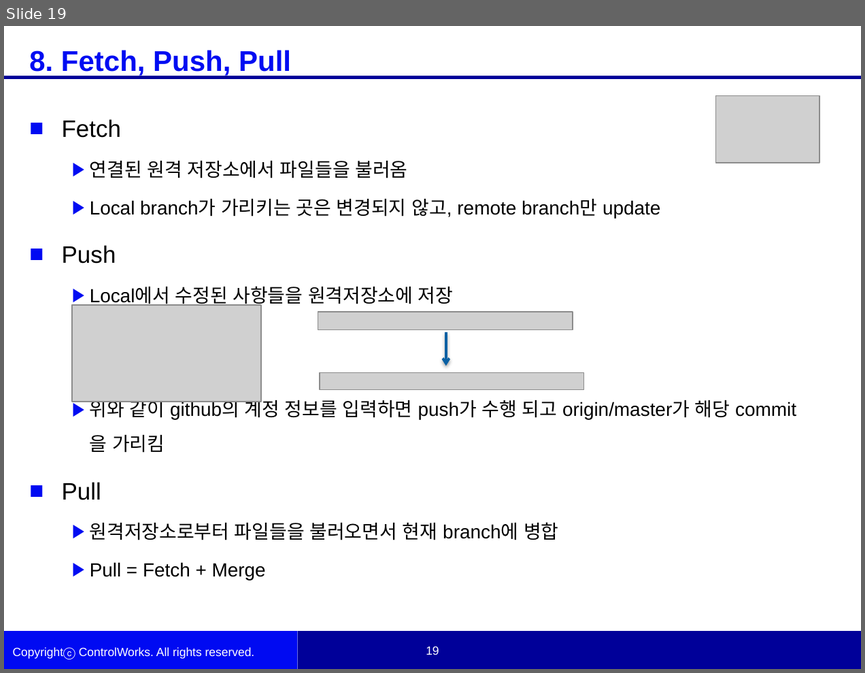
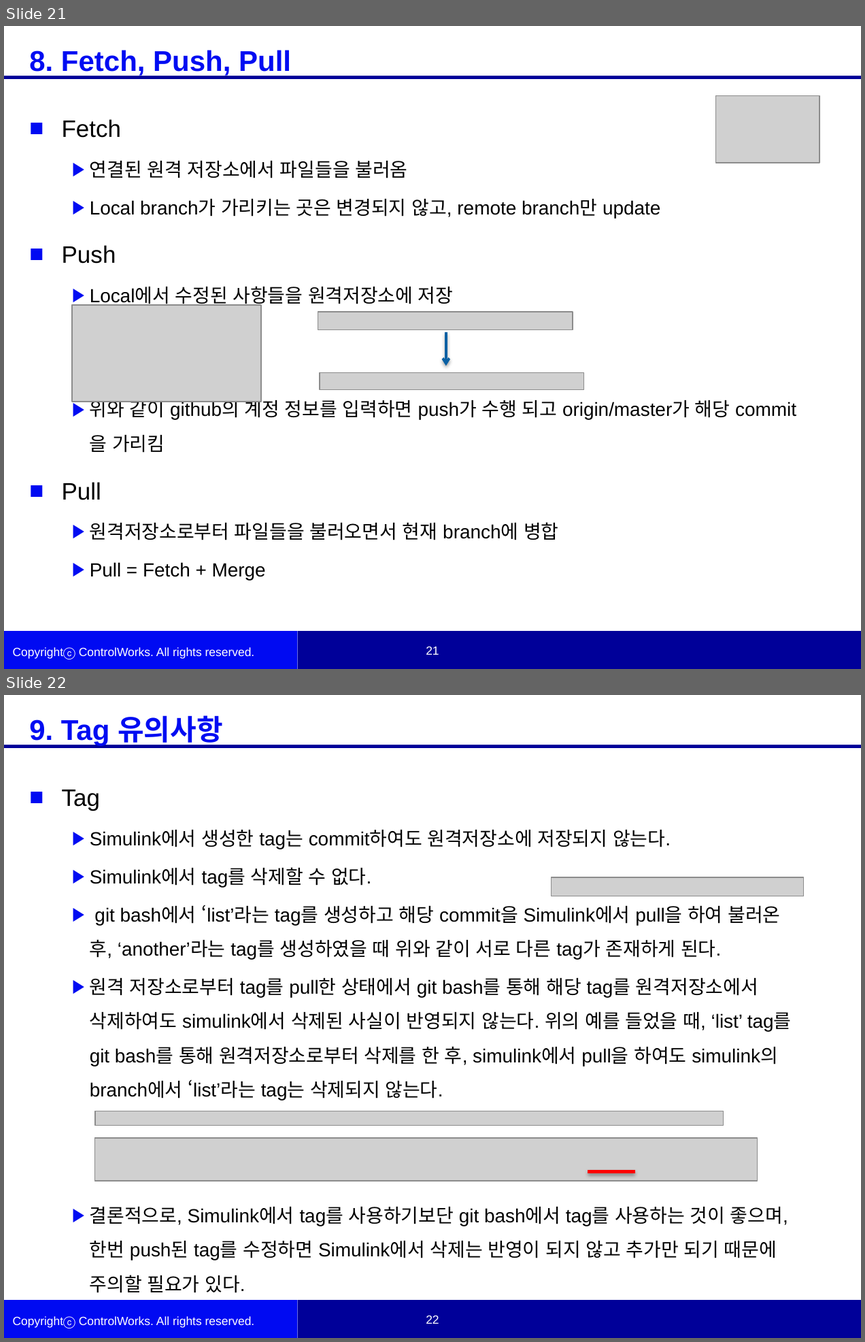
Before and after one commit to woojinKwon/kwj6355, a slide deck: Simulink Source Control.pptx. Shown one above the other, each under a label of ours: slide 19 before the commit, slides 21 and 22 after it. The pictures are 865x673 and 865x1342 pixels, drawn with LibreOffice and Linux fonts; fonts in the diff are those of the drawing; grey boxes stand for pictures; background and template pictures are left out. Boxes give left, top, right and bottom in pixels: in the first picture for what was removed or moved away, otherwise in the second. Text is boxed around its words. In the diff, an @@ line names an element or a change of style, - is before the commit and + after.

```diff
--- a/Simulink Source Control.pptx
+++ b/Simulink Source Control.pptx
@@ slide 22 added at <box>4,695,861,1338</box>, background #FFFFFF; not listed: 6 template elements that a slide beside it also shows @@
@@ text added at <box>29,715,223,747</box>, 24 pt, text #000CF2, bold @@
+9. Tag 유의사항
@@ text added at <box>62,790,791,1259</box>, 16 pt, text #000000 @@
+■ Tag
+  ▶ Simulink에서 생성한 tag는 commit하여도 원격저장소에 저장되지 않는다.
+  ▶ Simulink에서 tag를 삭제할 수 없다.
+  ▶ git bash에서 ‘list’라는 tag를 생성하고 해당 commit을 Simulink에서 pull을 하여 불러온 후, ‘another’라는 tag를 생성하였을 때 위와 같이 서로 다른 tag가 존재하게 된다.
+  ▶ 원격 저장소로부터 tag를 pull한 상태에서 git bash를 통해 해당 tag를 원격저장소에서 삭제하여도 simulink에서 삭제된 사실이 반영되지 않는다. 위의 예를 들었을 때, ‘list’ tag를 git bash를 통해 원격저장소로부터 삭제를 한 후, simulink에서 pull을 하여도 simulink의 branch에서 ‘list’라는 tag는 삭제되지 않는다.
+  ▶ 결론적으로, Simulink에서 tag를 사용하기보단 git bash에서 tag를 사용하는 것이 좋으며, 한번 push된 tag를 수정하면 Simulink에서 삭제는 반영이 되지 않고 추가만 되기 때문에 주의할 필요가 있다.
@@ picture added at <box>551,877,804,896</box> @@
@@ picture added at <box>95,1110,723,1125</box> @@
@@ picture added at <box>95,1138,757,1181</box> @@
@@ line added from (587, 1172) to (634, 1172), #FF0000 3 pt @@
@@ what was slide 19 is now slide 21 @@
@@ page number at <box>425,647,439,654</box>: text changed @@
-19
+21
@@ page number at <box>426,645,439,654</box>: text changed @@
-19
+21
```
Also in this commit, not shown: 13 slides changed, 2 other slides added.
